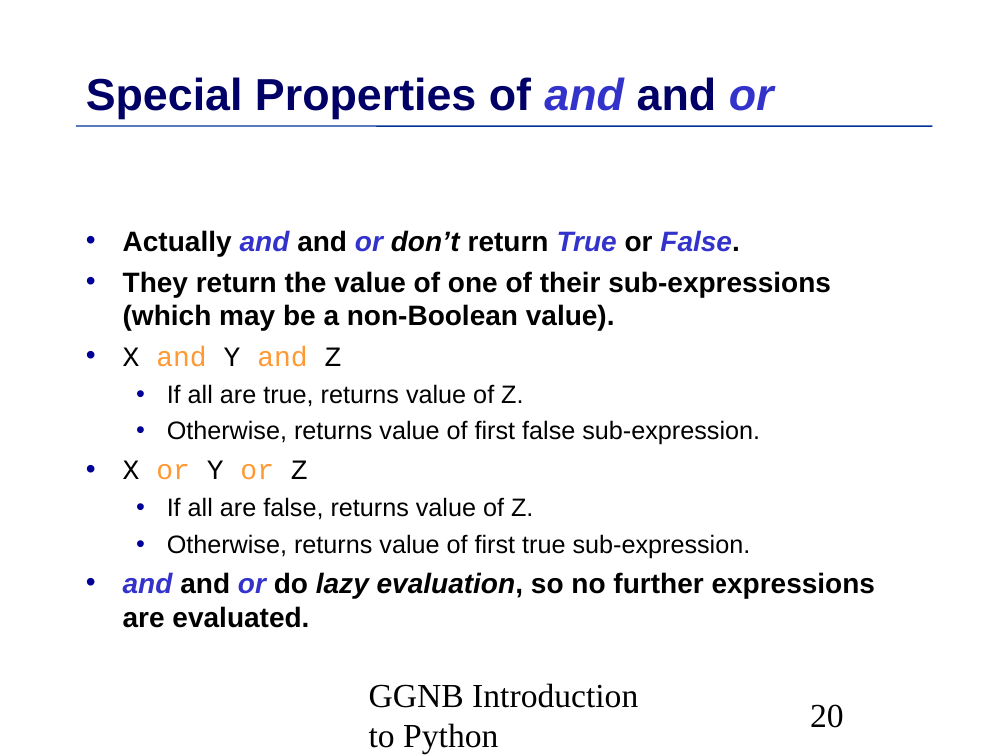
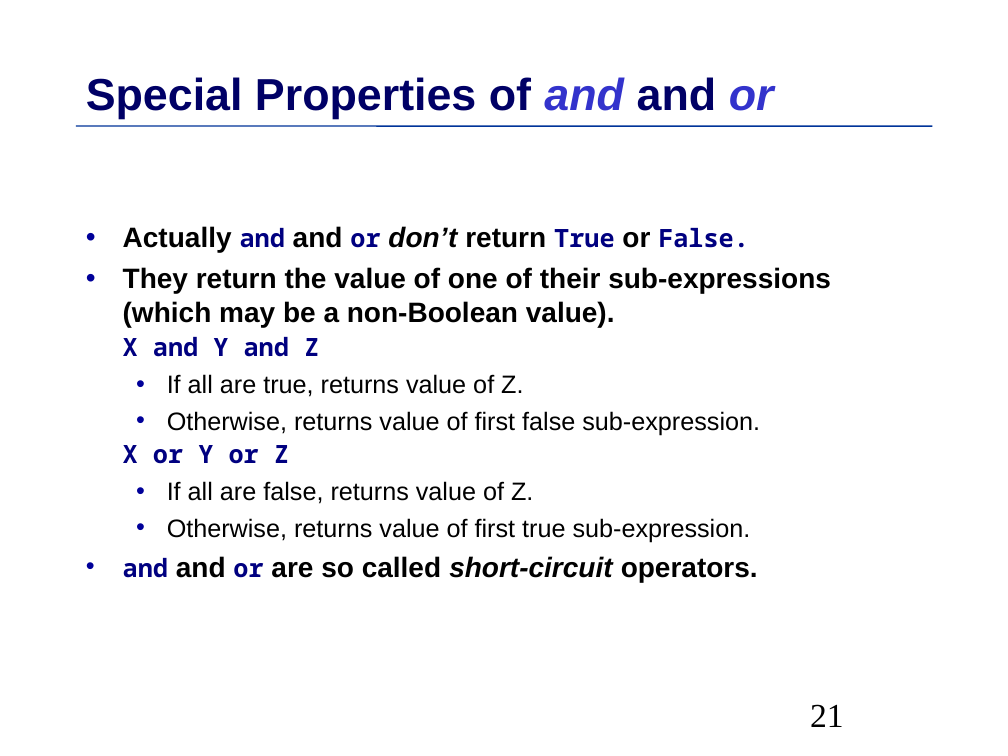
Before and after one commit to MPIDS/Python-Course, a slide deck: slide 21 of 01-basics/Talk/Python-Introduction.odp (slide 20 before the commit). Drawn at 1008x756 pixels with LibreOffice and Linux fonts; fonts in the diff are those of the drawing. Boxes give left, top, right and bottom in pixels: in the first picture for what was removed or moved away, otherwise in the second. Text is boxed around its words. In the diff, an @@ line names an element or a change of style, - is before the commit and + after.

```diff
--- a/01-basics/Talk/Python-Introduction.odp
+++ b/01-basics/Talk/Python-Introduction.odp
@@ text at [123, 226, 749, 464]: size 20 to 18 pt in "and or True False.", "X and Y and Z", "X or Y or Z"; font Arial to Noto Sans Mono, text colour #3333CC to #000080, italic off in "and or True False."; text colour #000000 to #000080 in "False.", "X Y Z", "X Y Z"; font Courier New to Noto Sans Mono, bold on in "X and Y and Z", "X or Y or Z"; text colour #FF9933 to #000080 in "and and", "or or"; line spacing 1 to 0.9; bullet • to none @@
@@ text at [123, 556, 758, 582]: text changed @@
-• and and or do lazy evaluation, so no further expressions are evaluated.
+• and and or are so called short-circuit operators.
@@ text removed at [369, 683, 638, 754] @@
-GGNB Introduction to Python
@@ page number at [810, 704, 844, 727]: text changed @@
-20
+21
```
Also in this commit, not shown: 101 other slides changed, 2 slides added, 2 slides removed.
